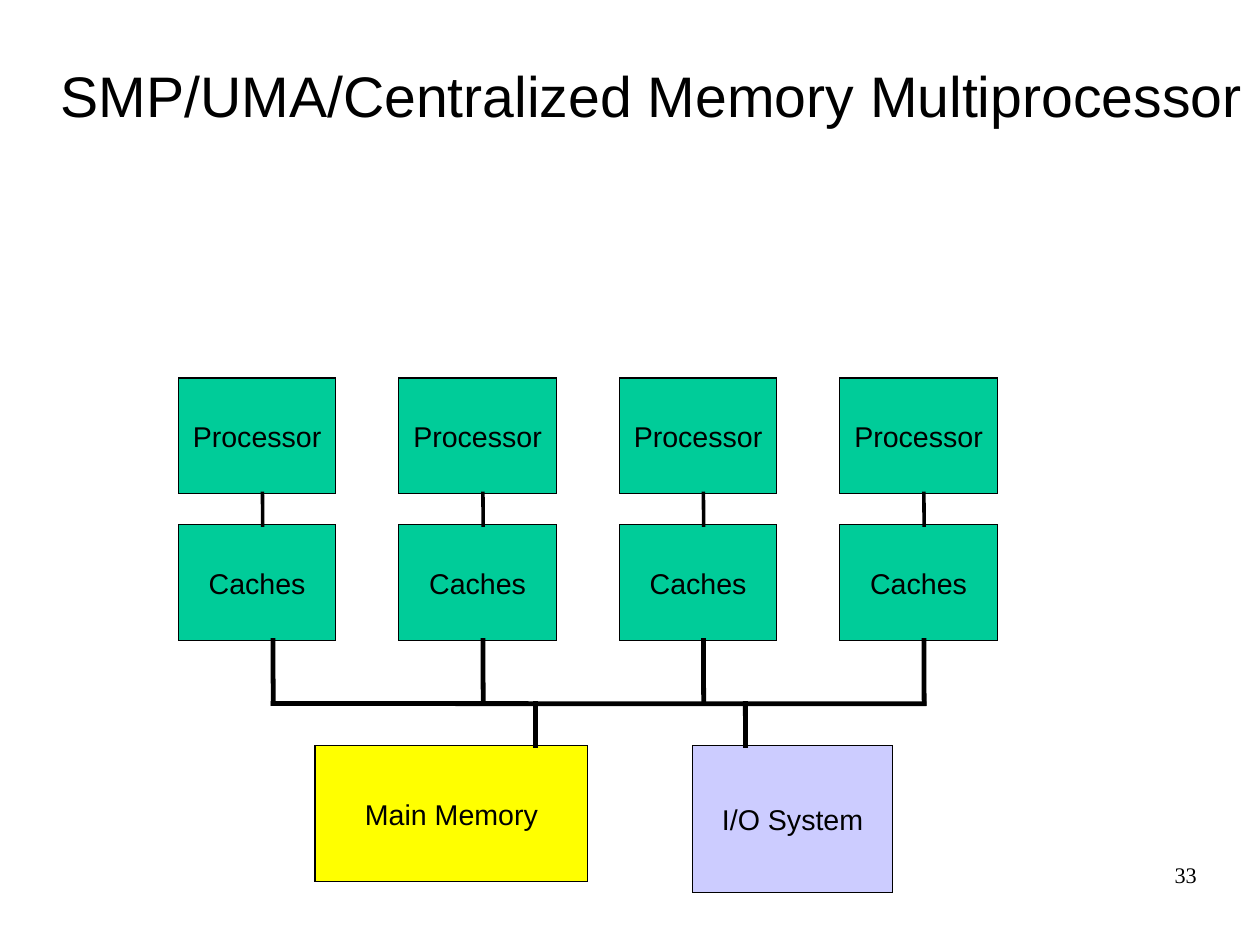
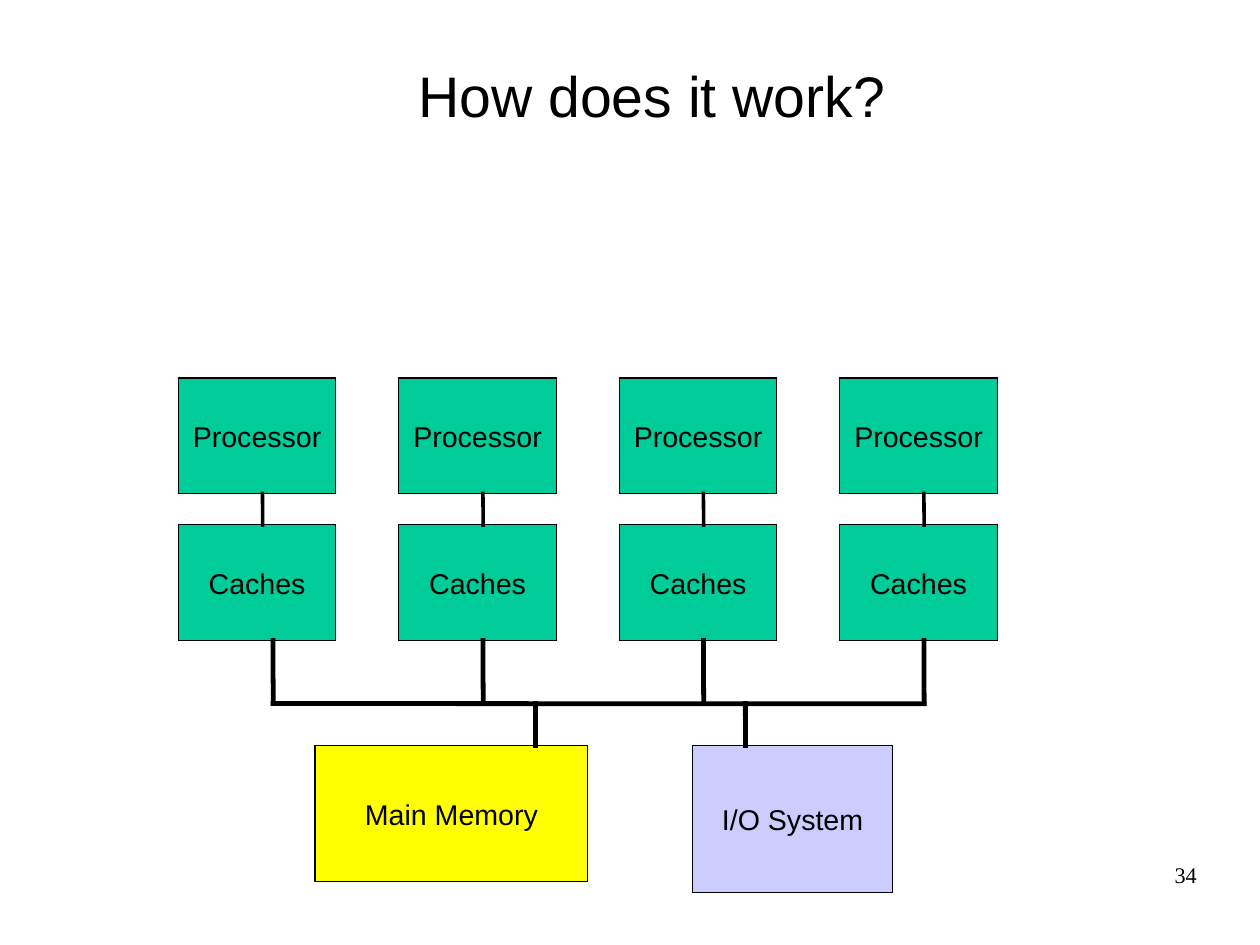
Before and after one commit to antonburtsev/cs3810, a slide deck: slide 34 of lectures/lecture17-cache-coherence/lecture17-cache-coherence.odp (slide 33 before the commit). Drawn at 1260x945 pixels with LibreOffice and Linux fonts; fonts in the diff are those of the drawing. Boxes give left, top, right and bottom in pixels: in the first picture for what was removed or moved away, otherwise in the second. Text is boxed around its words. In the diff, an @@ line names an element or a change of style, - is before the commit and + after.

Commit message:
Update slides

```diff
--- a/lectures/lecture17-cache-coherence/lecture17-cache-coherence.odp
+++ b/lectures/lecture17-cache-coherence/lecture17-cache-coherence.odp
@@ text removed at bbox=[61, 75, 1241, 128] @@
-SMP/UMA/Centralized Memory Multiprocessor
@@ text added at bbox=[418, 75, 884, 118], 36 pt, text #000000 @@
+How does it work?
@@ page number at bbox=[1175, 868, 1197, 884]: text changed @@
-33
+34
```
Also in this commit, not shown: 1 other slide changed, 24 slides added, 2 other files.
